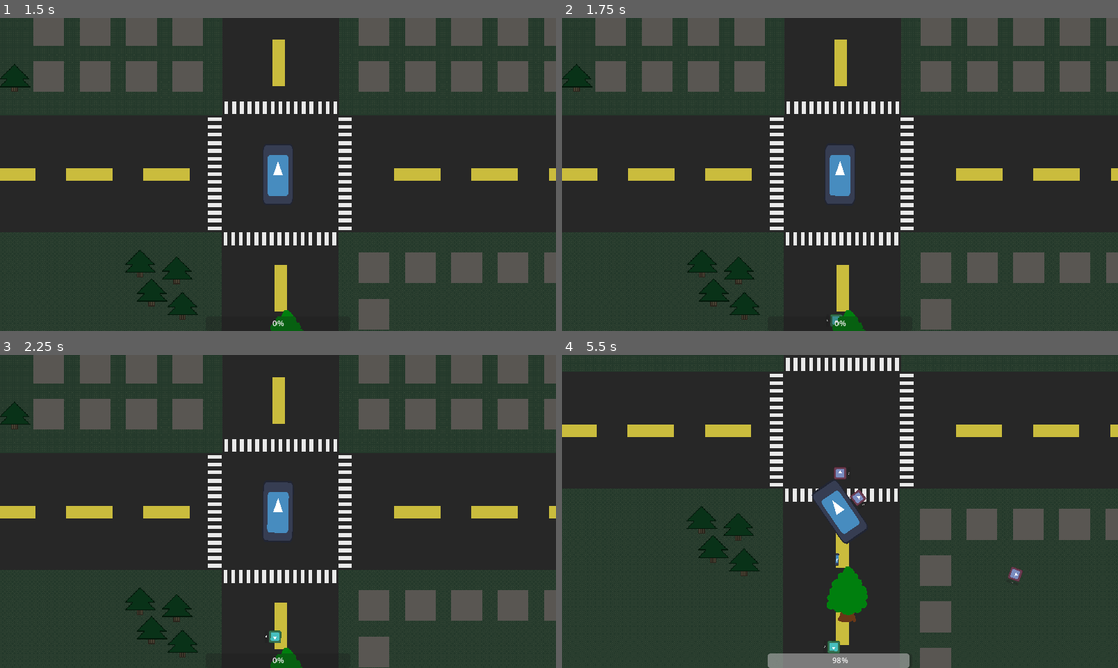
Above: before the commit, frames 1-4 (two rows, left to right).
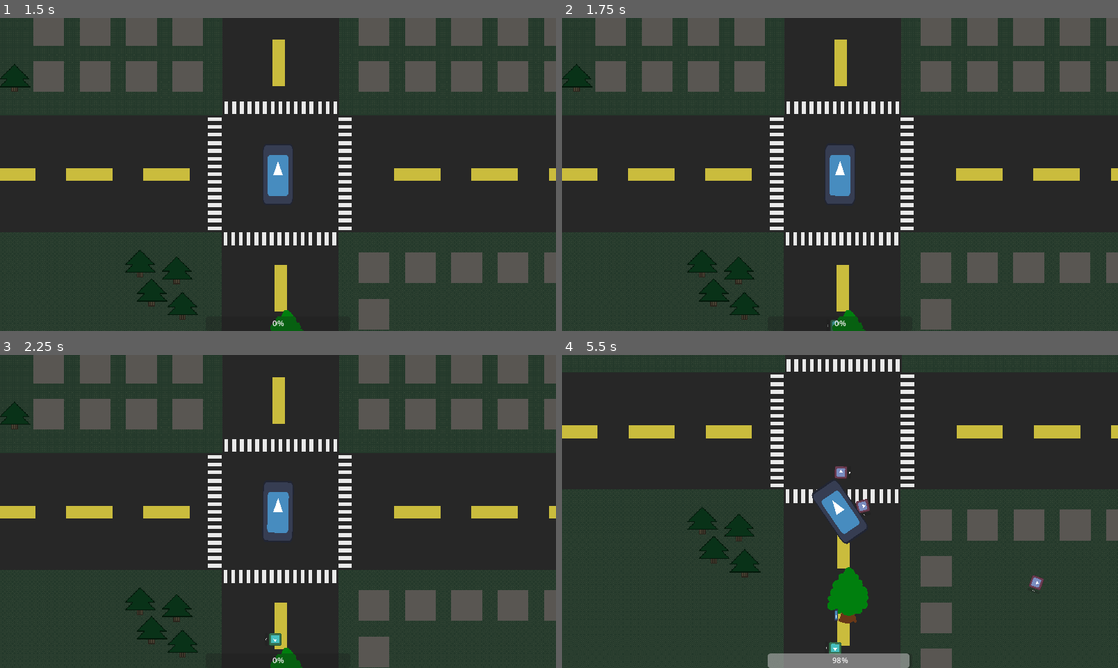
Above: after the commit, the same moments.

Repository: LeBulldoge/torqueterror
Game: Godot game, scene res://ui/main_menu.tscn
Same seed, same stepped clock (60 frames per second), same inputs: the game is played once before the commit and once after it. The engine's default icon, where the game draws it, is replaced by a stand-in: a white triangle on a blue panel in a dark square.
Inputs:
- Up to frame 1 (1.5 s): click "Start Game" at 0.5 s; tap Enter at 1.25 s; hold D (steer_right) from 1.28 s (still down); tap S (decelerate) at 1.35 s
- Up to frame 2 (1.75 s): keep holding D (steer_right)
- Up to frame 3 (2.25 s): release D (steer_right) at 2.03 s; hold A (steer_left) from 2.03 s (still down); tap S (decelerate) at 2.1 s
- Up to frame 4 (5.5 s): release A (steer_left) at 2.78 s; hold D (steer_right) 2.78-3.53 s; tap S (decelerate) every 0.75 s from 2.85 to 5.1 s; hold W (accelerate) 3.53-4.28 s; hold A (steer_left) from 4.28 s (still down)

Frame 1 is identical in both runs. In frame 2, less than 0.1% of the frame differs, in the area x 47-51%, y 94-100%; in frame 3, less than 0.1%; in frame 4, 2.6%, in the area x 0-100%, y 0-100%.

Commit message:
Fix enemy physics

Diff:
--- a/ai/ai_module.gd
+++ b/ai/ai_module.gd
@@ -8,3 +8,7 @@
 
 func perform(_enemy: Enemy):
     pass
+
+
+func perform_physics(_enemy: Enemy):
+    pass
--- a/ai/chaser.gd
+++ b/ai/chaser.gd
@@ -4,15 +4,16 @@
 
 func perform(enemy: Enemy):
     enemy.look_at(enemy.target.position)
-
     if enemy.state == Enemy.State.Free:
         enemy.set_state(Enemy.State.Moving)
 
+
+func perform_physics(enemy: Enemy):
     if enemy.state == Enemy.State.Moving:
         walk(enemy)
 
+
 func walk(enemy: Enemy):
+    var delta = enemy.get_physics_process_delta_time()
+    enemy.velocity = enemy.transform.x * enemy.speed
     enemy.move_and_slide()
-
-    var delta = enemy.get_process_delta_time()
-    enemy.velocity = enemy.transform.x * enemy.speed * 50 * delta
--- a/ai/dasher.gd
+++ b/ai/dasher.gd
@@ -11,19 +11,22 @@
 func perform(enemy: Enemy):
     if enemy.position.distance_to(enemy.target.position) < 150 and not is_dashing:
         start_dash(enemy)
-        return
+    else:
+        super.perform(enemy)
 
+
+func perform_physics(enemy: Enemy):
     if is_dashing:
         dash(enemy)
         if elapsed >= dash_time:
             stop_dash()
     else:
-        super.perform(enemy)
+        super.perform_physics(enemy)
 
 
 func dash(enemy: Enemy):
     enemy.position = enemy.position.lerp(target, (elapsed / dash_time * 0.1))
-    elapsed += enemy.get_process_delta_time()
+    elapsed += enemy.get_physics_process_delta_time()
 
 
 func start_dash(enemy: Enemy):
--- a/enemy/enemy.gd
+++ b/enemy/enemy.gd
@@ -5,7 +5,7 @@
 
 var target: Node2D
 
-enum State { Free, Moving, Attacking }
+enum State { Free = 0, Moving, Attacking }
 var state: State = State.Free
 signal state_changed(new_state)
 
@@ -40,3 +40,7 @@
 
 func _process(_delta):
     get_tree().call_group(ai_module_group, "perform", self)
+
+
+func _physics_process(_delta):
+    get_tree().call_group(ai_module_group, "perform_physics", self)
--- a/enemy/melee_enemy.tscn
+++ b/enemy/melee_enemy.tscn
@@ -10,7 +10,7 @@
 [ext_resource type="PackedScene" uid="uid://8ho5oq2a58id" path="res://resources/weapon_component.tscn" id="5_2viey"]
 
 [sub_resource type="CircleShape2D" id="CircleShape2D_2080b"]
-radius = 20.0
+radius = 17.0
 
 [sub_resource type="CircleShape2D" id="CircleShape2D_lxxqs"]
 radius = 17.0294
@@ -24,7 +24,7 @@
 
 [node name="MeleeEnemy" type="CharacterBody2D"]
 script = ExtResource("1_tj1hn")
-speed = 300
+speed = 200
 metadata/_edit_group_ = true
 
 [node name="AIModules" type="Node" parent="."]
--- a/enemy/ranged_enemy.tscn
+++ b/enemy/ranged_enemy.tscn
@@ -24,7 +24,7 @@
 
 [node name="RangedEnemy" type="CharacterBody2D"]
 script = ExtResource("1_ce1f0")
-speed = 200
+speed = 100
 
 [node name="AIModules" type="Node" parent="."]
 
